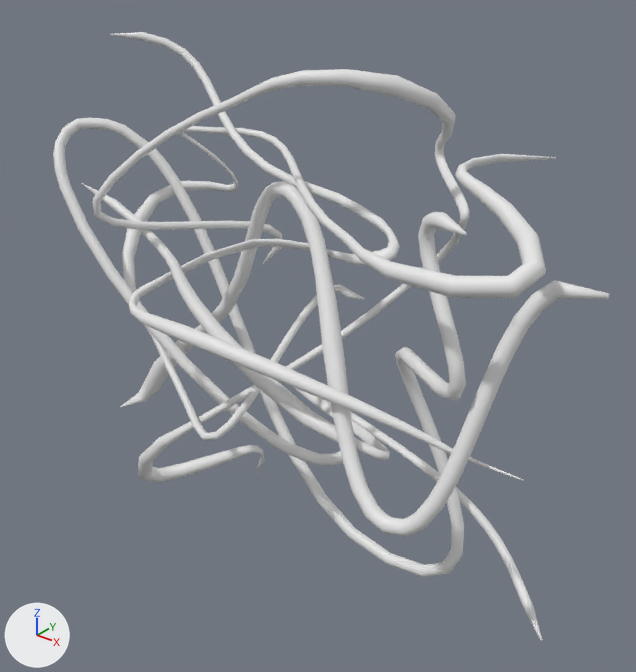
A saved change to the FBX model Assets/3D/Tessa_AssetsFinaux/Fôret/Ronces.fbx.
Before and after are seen from a camera (50 mm lens) standing at (4.91, -4.98, 5.65) and looking at (0.87, 0.07, 2.52). Arrows for +X, +Y and +Z are at lower left; the lights stay in place. Where no turn or scale is listed for an object, it has been applied to the vertices.

The first picture shows 'BezierCurve', 'BezierCurve.001', 'BezierCurve.002', 'BezierCurve.003', 'BezierCurve.004', 'BezierCurve.005'.
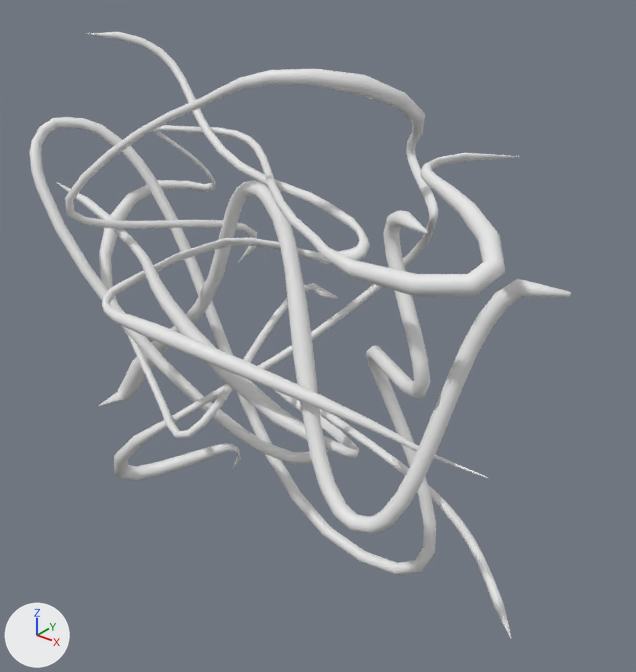
Location of each change, (x1, y1, x2, y2) in pixels of the pictures (636 x 672 px):
'BezierCurve', reshaped, moved (10% wider, 70% taller): before (120, 181, 610, 537); after (30, 32, 571, 639)
'BezierCurve.001', deleted: before (53, 118, 467, 577)
'BezierCurve.003', deleted: before (122, 126, 556, 441)
'BezierCurve.004', deleted: before (93, 69, 469, 483)
'BezierCurve.002', deleted: before (110, 32, 523, 481)
'BezierCurve.005', deleted: before (81, 183, 542, 641)
part 1 of me_beziercurve, added: after (99, 125, 519, 439)
part 2 of me_beziercurve, added: after (65, 69, 438, 481)
part 3 of me_beziercurve, added: after (30, 117, 436, 575)
part 4 of me_beziercurve, added: after (87, 32, 489, 478)
part 5 of me_beziercurve, added: after (56, 182, 512, 639)

Diff of the bpy script that builds the scene:
```diff
--- a/Assets/3D/Tessa_AssetsFinaux/Fôret/Ronces.fbx.py
+++ b/Assets/3D/Tessa_AssetsFinaux/Fôret/Ronces.fbx.py
@@ me_beziercurve @@
 # used by ob_beziercurve; location = (0.0, 0.0, 0.29)
-me_beziercurve.from_pydata(...)  # 516 vertices, 506 faces; spans x -1.48..3.26, y -0.99..0.22, z 0.82..3.48
+me_beziercurve.from_pydata(...)  # 3744 vertices, 3684 faces; spans x -1.89..3.26, y -0.99..0.98, z 0.36..4.39
+# me_beziercurve part 1: a new loose piece of 744 vertices spanning x -1.48..3.05, y -0.94..0.98, z 1.56..4.0
+# me_beziercurve part 2: a new loose piece of 732 vertices spanning x -0.59..1.98, y -0.94..0.98, z 0.54..4.39
+# me_beziercurve part 3: a new loose piece of 696 vertices spanning x -1.89..2.62, y -0.72..0.43, z 0.36..3.71
+# me_beziercurve part 4: a new loose piece of 576 vertices spanning x -1.87..3.01, y -0.97..0.87, z 2.07..4.34
+# me_beziercurve part 5: a new loose piece of 480 vertices spanning x -1.24..3.17, y -0.7..0.61, z 0.56..3.26
@@ ob_beziercurve_001 @@
-ob_beziercurve_001 = bpy.data.objects.new('BezierCurve.001', me_beziercurve_001)
-ob_beziercurve_001.location = (0.0, 0.0, 0.29)
@@ ob_beziercurve_005 @@
-ob_beziercurve_005 = bpy.data.objects.new('BezierCurve.005', me_beziercurve_006)
-ob_beziercurve_005.location = (1.5, 0.23, 1.44)
@@ ob_beziercurve @@
 ob_beziercurve = bpy.data.objects.new('BezierCurve', me_beziercurve)
-ob_beziercurve.location = (0.0, 0.0, 0.29)
+ob_beziercurve.location = (-0.19, -0.12, 0.29)
@@ ob_beziercurve_003 @@
-ob_beziercurve_003 = bpy.data.objects.new('BezierCurve.003', me_beziercurve_004)
-ob_beziercurve_003.location = (0.86, 0.0, 3.86)
@@ ob_beziercurve_002 @@
-ob_beziercurve_002 = bpy.data.objects.new('BezierCurve.002', me_beziercurve_003)
-ob_beziercurve_002.location = (0.0, 0.0, 3.63)
@@ ob_beziercurve_004 @@
-ob_beziercurve_004 = bpy.data.objects.new('BezierCurve.004', me_beziercurve_005)
-ob_beziercurve_004.location = (0.86, 0.0, 2.19)
```
